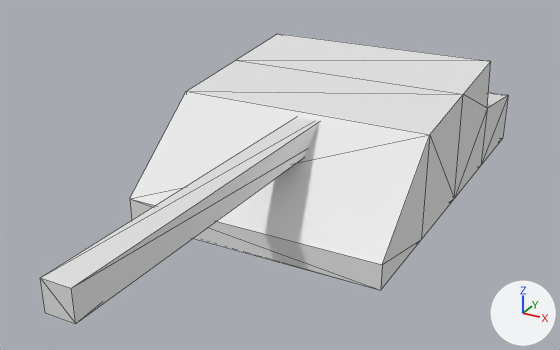
One commit to the OBJ model cg2016/cg2016/CGUNS/ModelosOBJ/Colisiones/tanktest.obj: the scene before it, then after it.
Rendered twice from a camera (50 mm lens) standing at (0.497, -1.142, 0.62) and looking at (-0.012, -0.217, 0.157). Lighting does not change. The marker at lower right points along +X, +Y and +Z. Mesh edges are drawn as thin lines. Where no turn or scale is listed for an object, it has been applied to the vertices.
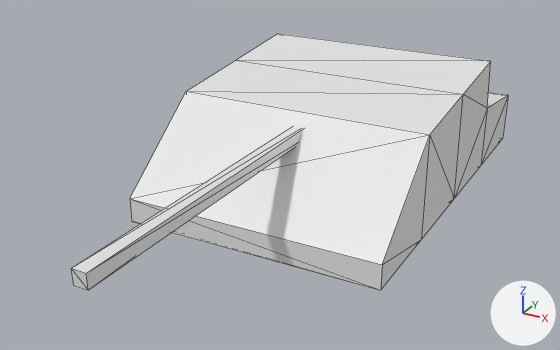
The newer file is also turned or shifted as a whole; pictures and numbers use the older file's frame.

Pixel boxes [x1, y1, x2, y2] of what changed, in the pictures (560 x 350 px; the box of a moved part takes in the faces that stretch with it):
'Cube.001', reshaped (7% narrower, 12% shorter): before [40, 34, 508, 324]; after [71, 34, 508, 290]
part 1 of me_cube_001, moved or reshaped: before [40, 117, 319, 324]; after [71, 127, 303, 290]

Diff of the bpy script that builds the scene:
```diff
--- a/cg2016/cg2016/CGUNS/ModelosOBJ/Colisiones/tanktest.obj.py
+++ b/cg2016/cg2016/CGUNS/ModelosOBJ/Colisiones/tanktest.obj.py
@@ me_cube_001 @@
 me_cube_001.from_pydata(...)  # 40 vertices, 72 faces; spans x -0.2..0.2, y -0.701..0.281, z 0.04..0.278
 # used by ob_cube_001; location = (0.0, 0.0, 0.0)
+# me_cube_001 part 1: the loose piece of 8 vertices spanning x 0.0..0.038, y -0.701..-0.067, z 0.203..0.241 is scaled about its middle by (0.5, 0.905, 0.5), then moved by (-0.009, 0.01, -0.001)
```
